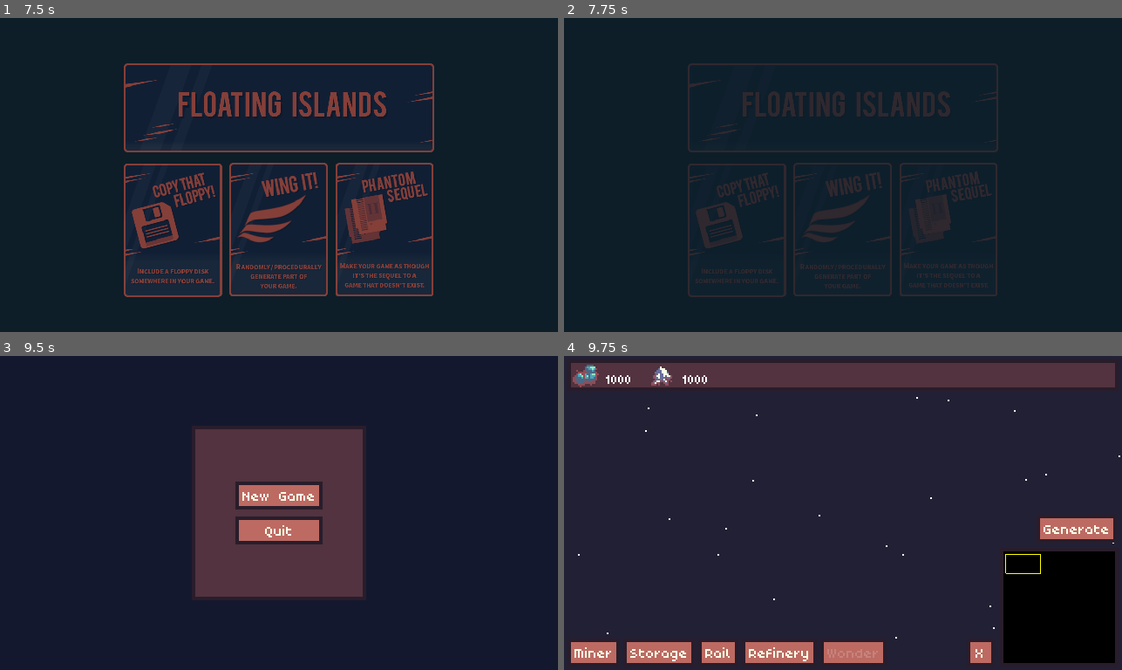
Above: before the commit, frames 1-4 (two rows, left to right).
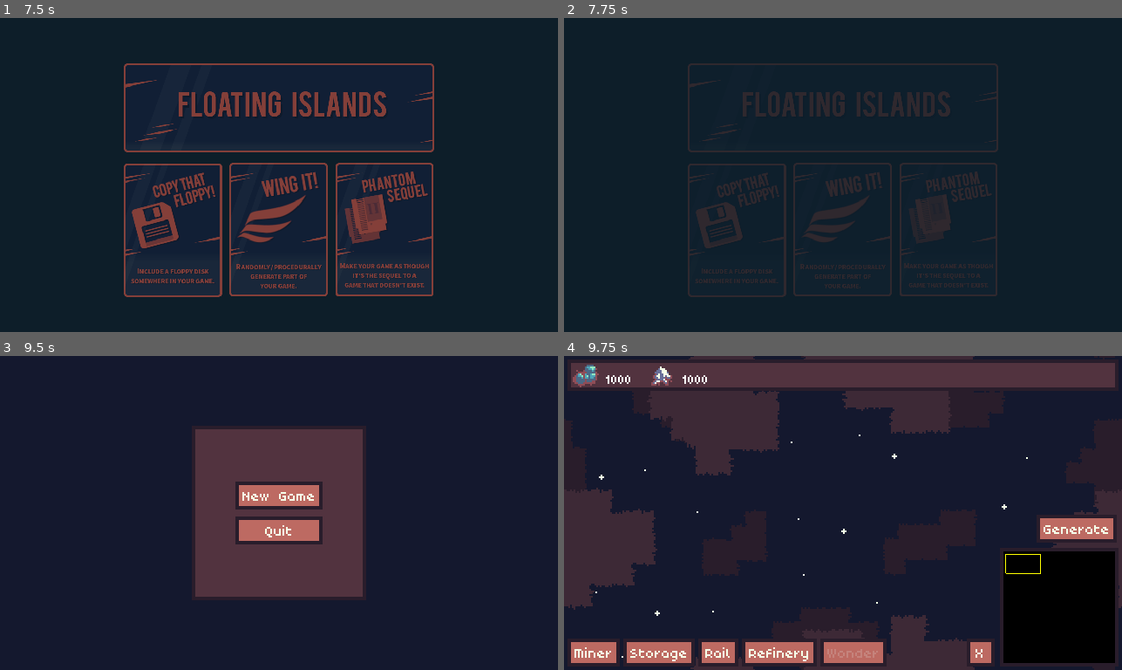
Above: after the commit, the same moments.

Repository: Byteron/floating-islands
Game: Godot game, scene res://source/menu/Splash.tscn
Same seed, same stepped clock (60 frames per second), same inputs: the game is played once before the commit and once after it. Sound files missing from this copy of the repository are replaced by a short silence.
Inputs (mouse positions are in pixels of both pictures, inside the frame that each line leads up to):
- Up to frame 1 (7.5 s): tap Enter at 0.5, 4.25, 6.5 s; move the mouse to (401, 159) at 0.52 s; press the mouse at (401, 159) at 0.53 s; hold Right (ui_right) 0.53-1.28 s; move the mouse to (167, 190) at 1.27 s; release the mouse at (167, 190) at 1.28 s; hold Down (ui_down) 1.28-2.03 s; right-click (167, 190) at 1.35 s; click (167, 190) at 1.42 s; move the mouse to (334, 105) at 2.02 s; hold Right (ui_right) 2.03-2.78 s; hold Shift (shift) 2.03-2.78 s; click (334, 105) at 2.17 s; move the mouse to (251, 237) at 2.77 s; hold Up (ui_up) 2.78-3.53 s; click (251, 237) at 2.85 s; tap Space at 3.5, 5 s; move the mouse to (446, 222) at 3.52 s; hold Right mouse button (RMB) 3.53-4.28 s; hold Left (ui_left) 3.53-5.03 s; click (446, 222) at 3.67 s; move the mouse to (111, 127) at 4.27 s; tap Shift (shift) at 4.35 s; click (111, 127) at 4.42 s; move the mouse to (306, 175) at 5.02 s; press the mouse at (306, 175) at 5.03 s; hold Down (ui_down) 5.03-5.78 s; move the mouse to (195, 96) at 5.77 s; release the mouse at (195, 96) at 5.78 s; hold Right (ui_right) 5.78-6.53 s; right-click (195, 96) at 5.85 s; click (195, 96) at 5.92 s; move the mouse to (401, 159) at 6.52 s; hold Up (ui_up) 6.53-7.28 s; hold Shift (shift) 6.53-7.28 s; click (401, 159) at 6.67 s; move the mouse to (167, 190) at 7.27 s; hold Right (ui_right) from 7.28 s (still down); click (167, 190) at 7.35 s
- Up to frame 2 (7.75 s): keep holding Right (ui_right)
- Up to frame 3 (9.5 s): move the mouse to (334, 443) at 8.02 s; release Right (ui_right) at 8.03 s; hold Down (ui_down) 8.03-8.78 s; hold Right mouse button (RMB) 8.03-8.78 s; click (334, 443) at 8.17 s; tap Space at 8.75 s; move the mouse to (251, 575) at 8.77 s; hold Left (ui_left) from 8.78 s (still down); tap Shift (shift) at 8.85 s; click (251, 575) at 8.92 s
- Up to frame 4 (9.75 s): release Left (ui_left) at 9.5 s; click "New Game" at 9.5 s

Frames 1-3 are identical in both runs. In frame 4, 14% of the frame differs, in the area x 0-100%, y 0-100%.

Commit message:
[add] new sprites for paralax.

Diff:
--- a/source/game/Game.tscn
+++ b/source/game/Game.tscn
@@ -1,13 +1,12 @@
-[gd_scene load_steps=9 format=2]
+[gd_scene load_steps=8 format=2]
 
 [ext_resource path="res://source/game/map/Map.tscn" type="PackedScene" id=1]
 [ext_resource path="res://source/camera/GameCam.tscn" type="PackedScene" id=2]
 [ext_resource path="res://source/game/interface/Interface.tscn" type="PackedScene" id=3]
 [ext_resource path="res://source/game/Game.gd" type="Script" id=4]
 [ext_resource path="res://source/player/Player.tscn" type="PackedScene" id=5]
-[ext_resource path="res://graphics/images/tiles/void.png" type="Texture" id=6]
-[ext_resource path="res://graphics/images/tiles/void2.png" type="Texture" id=7]
-[ext_resource path="res://graphics/images/tiles/void3.png" type="Texture" id=8]
+[ext_resource path="res://graphics/images/tiles/void0001.png" type="Texture" id=6]
+[ext_resource path="res://graphics/images/tiles/void0002.png" type="Texture" id=8]
 
 [node name="Game" type="Node2D" groups=[
 "Game",
@@ -27,7 +26,7 @@
 margin_right = 320.0
 margin_bottom = 180.0
 mouse_filter = 2
-texture = ExtResource( 6 )
+texture = ExtResource( 8 )
 __meta__ = {
 "_edit_use_anchors_": false
 }
@@ -42,22 +41,7 @@
 margin_right = 320.0
 margin_bottom = 180.0
 mouse_filter = 2
-texture = ExtResource( 7 )
-__meta__ = {
-"_edit_use_anchors_": false
-}
-
-[node name="ParallaxLayer3" type="ParallaxLayer" parent="Background"]
-motion_scale = Vector2( 0.2, 0.2 )
-motion_mirroring = Vector2( 320, 180 )
-
-[node name="TextureRect" type="TextureRect" parent="Background/ParallaxLayer3"]
-anchor_right = 1.0
-anchor_bottom = 1.0
-margin_right = 320.0
-margin_bottom = 180.0
-mouse_filter = 2
-texture = ExtResource( 8 )
+texture = ExtResource( 6 )
 __meta__ = {
 "_edit_use_anchors_": false
 }
@@ -65,8 +49,6 @@
 [node name="Player" parent="." instance=ExtResource( 5 )]
 
 [node name="Map" parent="." instance=ExtResource( 1 )]
-resource_min = 100
-resource_max = 200
 min_island_size = 12
 
 [node name="GameCam" parent="." instance=ExtResource( 2 )]
Binary file added: graphics/images/tiles/void0000.png
Not shown, added: graphics/images/tiles/void0000.png.import
Binary file added: graphics/images/tiles/void0001.png
Not shown, added: graphics/images/tiles/void0001.png.import
Binary file added: graphics/images/tiles/void0002.png
Not shown, added: graphics/images/tiles/void0002.png.import
